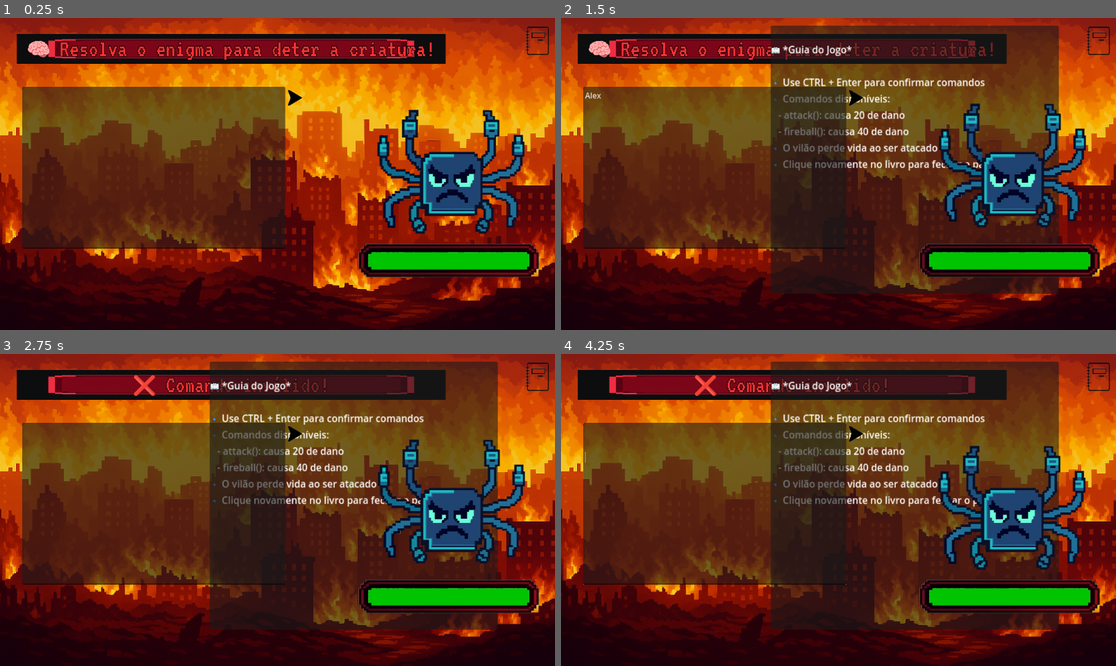
Above: before the commit, frames 1-4 (two rows, left to right).
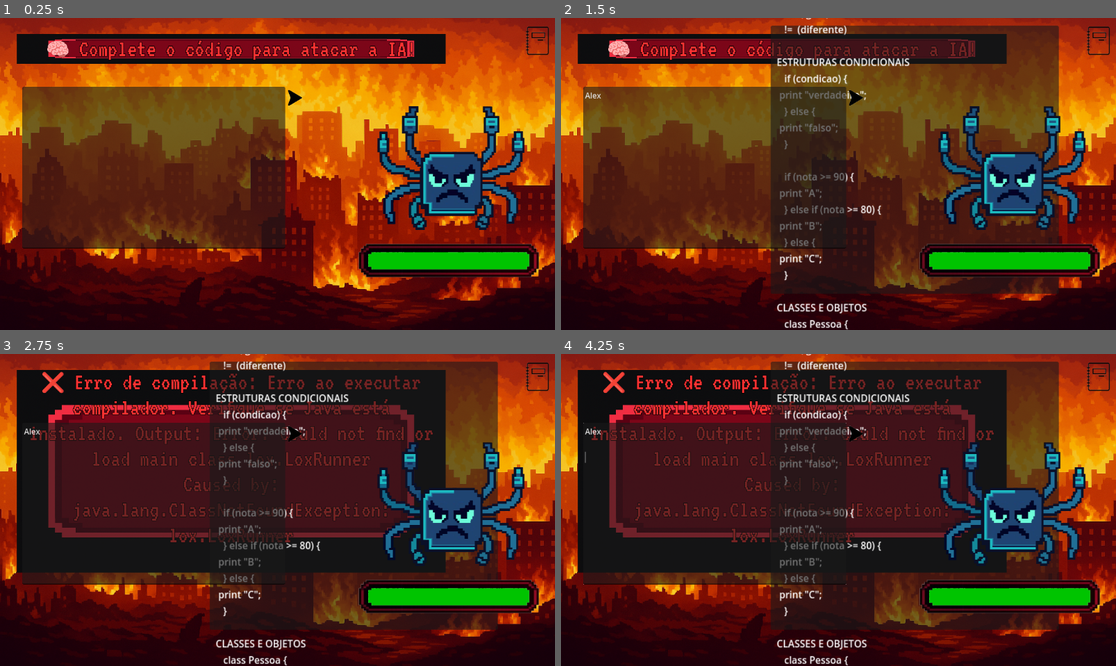
Above: after the commit, the same moments.

Repository: LuizFelipeSantosPereira/game-feob
Game: Godot game, scene res://cenas/jogo.tscn
Same seed, same stepped clock (60 frames per second), same inputs: the game is played once before the commit and once after it.
Inputs (mouse positions are in pixels of both pictures, inside the frame that each line leads up to):
- Up to frame 1 (0.25 s): no input
- Up to frame 2 (1.5 s): click (716, 167) at 0.52 s; type "Alex" at 0.6 s; click (1099, 39) at 1.25 s
- Up to frame 3 (2.75 s): click (294, 435) at 2 s
- Up to frame 4 (4.25 s): tap Enter (ui_accept) at 2.75, 3.02, 3.77 s; move the mouse to (716, 503) at 2.77 s; hold Up (ui_up) 2.78-3.53 s; click (716, 503) at 2.92 s; move the mouse to (727, 525) at 3.52 s; hold Down (ui_down) from 3.53 s (still down)

The runs differ from the first frame. In frame 1, 4.2% of the frame differs, in the area x 5-95%, y 7-70%; in frame 2, 7.9%; in frame 3, 41%; in frame 4, 41%, in the area x 3-95%, y 0-100%.

Commit message:
integração do jogo com compilador

Diff:
--- a/jogo/cenas/Menu.tscn
+++ b/jogo/cenas/Menu.tscn
@@ -26,6 +26,21 @@
 shader_parameter/progress = 3.0
 shader_parameter/progress_bias = Vector2(0, 0)
 
+[sub_resource type="Animation" id="Animation_qoxbi"]
+length = 0.001
+tracks/0/type = "value"
+tracks/0/imported = false
+tracks/0/enabled = true
+tracks/0/path = NodePath(".:material:shader_parameter/progress")
+tracks/0/interp = 1
+tracks/0/loop_wrap = true
+tracks/0/keys = {
+"times": PackedFloat32Array(0),
+"transitions": PackedFloat32Array(1),
+"update": 0,
+"values": [3.0]
+}
+
 [sub_resource type="Animation" id="Animation_w5wjc"]
 resource_name = "transição"
 length = 2.0
@@ -40,21 +55,6 @@
 "transitions": PackedFloat32Array(1, 1),
 "update": 0,
 "values": [3.0, 0.0]
-}
-
-[sub_resource type="Animation" id="Animation_qoxbi"]
-length = 0.001
-tracks/0/type = "value"
-tracks/0/imported = false
-tracks/0/enabled = true
-tracks/0/path = NodePath(".:material:shader_parameter/progress")
-tracks/0/interp = 1
-tracks/0/loop_wrap = true
-tracks/0/keys = {
-"times": PackedFloat32Array(0),
-"transitions": PackedFloat32Array(1),
-"update": 0,
-"values": [3.0]
 }
 
 [sub_resource type="AnimationLibrary" id="AnimationLibrary_alp18"]
--- a/jogo/cenas/livro.tscn
+++ b/jogo/cenas/livro.tscn
@@ -24,12 +24,21 @@
 scale = Vector2(1.02644, 0.921892)
 
 [node name="guide_text" type="Label" parent="guide_panel"]
-layout_mode = 0
-offset_right = 40.0
-offset_bottom = 23.0
+layout_mode = 1
+anchors_preset = 15
+anchor_right = 1.0
+anchor_bottom = 1.0
+offset_left = 10.0
+offset_top = 10.0
+offset_right = -10.0
+offset_bottom = -10.0
+grow_horizontal = 2
+grow_vertical = 2
 text = "1 - Teste
 2 - Code
 3 - Linha"
+autowrap_mode = 3
+vertical_alignment = 1
 
 [node name="book_button" type="Button" parent="."]
 anchors_preset = 15
--- a/jogo/cenas/vilao.tscn
+++ b/jogo/cenas/vilao.tscn
@@ -1,7 +1,6 @@
-[gd_scene load_steps=12 format=3 uid="uid://c7785a57yw6si"]
+[gd_scene load_steps=11 format=3 uid="uid://c7785a57yw6si"]
 
 [ext_resource type="Texture2D" uid="uid://us4yg8r3slje" path="res://sprites/SPRITEt.png" id="1_0v7uh"]
-[ext_resource type="Script" uid="uid://bdmlq0svyd5pg" path="res://scripts/vilao.gd" id="1_8jwm6"]
 [ext_resource type="Texture2D" uid="uid://bwt5vmtd0e37c" path="res://sprites/borda-life.png" id="3_ic4uk"]
 
 [sub_resource type="GDScript" id="GDScript_8jwm6"]
@@ -86,7 +85,6 @@
 sprite_frames = SubResource("SpriteFrames_10351")
 animation = &"parado"
 frame_progress = 0.562824
-script = ExtResource("1_8jwm6")
 
 [node name="CollisionShape2D" type="CollisionShape2D" parent="."]
 visible = false
--- /dev/null
+++ b/jogo/scripts/challenge_manager.gd
@@ -0,0 +1,172 @@
+extends RefCounted
+
+## Gerenciador de desafios
+class_name ChallengeManager
+
+const CHALLENGES_PATH = "res://../compilador/desafios/"
+var challenges: Array[Dictionary] = []
+var current_challenge_index: int = 0
+
+func _init():
+	_load_challenges()
+
+func _load_challenges():
+	var dir = DirAccess.open(CHALLENGES_PATH)
+	if dir == null:
+		push_error("Erro ao abrir diretório de desafios: " + CHALLENGES_PATH)
+		return
+
+	dir.list_dir_begin()
+	var file_name = dir.get_next()
+
+	while file_name != "":
+		if file_name.ends_with(".lox"):
+			var challenge = _load_challenge(file_name)
+			if challenge:
+				challenges.append(challenge)
+		file_name = dir.get_next()
+
+func _load_challenge(file_name: String) -> Dictionary:
+	var file_path = CHALLENGES_PATH + file_name
+	var file = FileAccess.open(file_path, FileAccess.READ)
+	if file == null:
+		return {}
+
+	var code = file.get_as_text()
+	file.close()
+
+	# Extrai output esperado dos comentários
+	var expected_output = _extract_expected_output(code)
+
+	return {
+		"name": file_name.get_file().get_basename(),
+		"code": code,
+		"expected_output": expected_output,
+		"file_path": file_path
+	}
+
+func _extract_expected_output(code: String) -> String:
+	# Procura por comentários com "//" seguido de um valor esperado
+	var lines = code.split("\n")
+
+	print("DEBUG - Extraindo output esperado do código com ", lines.size(), " linhas")
+
+	# Primeiro, procura comentários inline em linhas com print
+	for i in range(lines.size()):
+		var line = lines[i]
+		if line.contains("//") and "print" in line.to_lower():
+			var comment_start = line.find("//")
+			var comment = line.substr(comment_start + 2).strip_edges()
+
+			print("DEBUG - Linha ", i, " com print: '", line, "'")
+			print("DEBUG - Comentário extraído: '", comment, "'")
+
+			# Ignora comentários que são instruções (começam com palavras-chave)
+			if comment.begins_with("substitua") or comment.begins_with("Complete"):
+				print("DEBUG - Comentário ignorado (instrução)")
+				continue
+
+			# Se o comentário é um número ou string simples, pode ser o output esperado
+			if comment.length() > 0 and comment.length() < 100:
+				# Remove aspas se existirem
+				if comment.begins_with('"') and comment.ends_with('"'):
+					comment = comment.substr(1, comment.length() - 2)
+
+				# Se não começa com uma palavra de instrução, provavelmente é o output
+				print("DEBUG - Output esperado encontrado: '", comment, "'")
+				return comment
+
+	# Se não encontrou, procura no final do arquivo ou em comentários separados
+	# Para desafios mais complexos, pode ter output esperado em comentário separado
+	for i in range(lines.size() - 1, -1, -1):
+		var line = lines[i].strip_edges()
+		if line.begins_with("//") and line.length() > 2:
+			var comment = line.substr(2).strip_edges()
+			# Se é um número ou string curta, pode ser output esperado
+			if comment.length() > 0 and comment.length() < 50:
+				if comment.is_valid_float() or (not comment.contains(" ") and not comment.begins_with("substitua")):
+					print("DEBUG - Output esperado encontrado no final: '", comment, "'")
+					return comment
+
+	print("DEBUG - Nenhum output esperado encontrado!")
+	return ""
+
+func get_current_challenge() -> Dictionary:
+	if challenges.is_empty():
+		return {}
+	if current_challenge_index >= challenges.size():
+		current_challenge_index = 0
+	return challenges[current_challenge_index]
+
+func next_challenge() -> Dictionary:
+	current_challenge_index += 1
+	if current_challenge_index >= challenges.size():
+		current_challenge_index = 0
+	return get_current_challenge()
+
+func previous_challenge() -> Dictionary:
+	current_challenge_index -= 1
+	if current_challenge_index < 0:
+		current_challenge_index = challenges.size() - 1
+	return get_current_challenge()
+
+func validate_solution(code: String, expected_output: String) -> Dictionary:
+	var compiler = LoxCompiler.new()
+	var result = compiler.execute_code(code)
+
+	# Debug: mostra o que está sendo comparado
+	print("DEBUG - Expected output: '", expected_output, "'")
+	print("DEBUG - Compiler result: ", result)
+
+	if not result.success:
+		return {
+			"valid": false,
+			"message": "Erro de compilação: " + result.error
+		}
+
+	var output = result.output.strip_edges()
+	expected_output = expected_output.strip_edges()
+
+	# Debug
+	print("DEBUG - Raw output: '", output, "'")
+	print("DEBUG - Raw expected: '", expected_output, "'")
+
+	# Remove quebras de linha extras e espaços
+	output = output.replace("\n", " ").replace("\r", " ").replace("  ", " ").strip_edges()
+	expected_output = expected_output.replace("\n", " ").replace("\r", " ").replace("  ", " ").strip_edges()
+
+	# Debug
+	print("DEBUG - Cleaned output: '", output, "'")
+	print("DEBUG - Cleaned expected: '", expected_output, "'")
+
+	# Compara output
+	# Para números, compara diretamente
+	# Para strings, compara case-insensitive
+	var output_match = false
+
+	# Tenta comparação numérica primeiro
+	if output.is_valid_float() and expected_output.is_valid_float():
+		var output_num = float(output)
+		var expected_num = float(expected_output)
+		output_match = abs(output_num - expected_num) < 0.0001
+		print("DEBUG - Numeric comparison: ", output_num, " == ", expected_num, " -> ", output_match)
+	else:
+		# Comparação de strings (case-insensitive)
+		var output_lower = output.to_lower()
+		var expected_lower = expected_output.to_lower()
+		output_match = output_lower == expected_lower
+		print("DEBUG - String comparison: '", output_lower, "' == '", expected_lower, "' -> ", output_match)
+
+	if output_match:
+		return {
+			"valid": true,
+			"message": "✓ Desafio concluído!",
+			"output": output
+		}
+	else:
+		return {
+			"valid": false,
+			"message": "Output esperado: '%s', mas obteve: '%s'" % [expected_output, output],
+			"expected": expected_output,
+			"got": output
+		}
--- a/jogo/scripts/jogo.gd
+++ b/jogo/scripts/jogo.gd
@@ -5,10 +5,34 @@
 @onready var mensagem = $mensagem   # usa a Label que está em /jogo/mensagem
 @onready var vilao = $vilao
 
+var challenge_manager: ChallengeManager
+var current_challenge: Dictionary = {}
+
 func _ready():
-	mensagem.text = "🧠 Resolva o enigma para deter a criatura!"
+	# Carrega o sistema de desafios
+	challenge_manager = ChallengeManager.new()
+
+	# Carrega o primeiro desafio
+	current_challenge = challenge_manager.get_current_challenge()
+	_load_challenge()
+
+	mensagem.text = "🧠 Complete o código para atacar a IA!"
 	run_button.pressed.connect(_on_run_button_pressed)
 	input_code.gui_input.connect(_on_input_code_gui_input)
+
+	# Conecta o livro para atualizar quando fechar
+	var livro = $BookBotton
+	if livro and livro.has_method("set_challenge_callback"):
+		livro.set_challenge_callback(_load_challenge)
+
+func _load_challenge():
+	if current_challenge.is_empty():
+		mensagem.text = "⚠️ Nenhum desafio encontrado!"
+		return
+
+	current_challenge = challenge_manager.get_current_challenge()
+	input_code.text = current_challenge.get("code", "")
+	mensagem.text = "💻 Desafio: " + current_challenge.get("name", "Desconhecido") + "\nComplete o código substituindo '?'"
 
 # --- Detecta Ctrl + Enter dentro do TextEdit ---
 func _on_input_code_gui_input(event):
@@ -24,30 +48,40 @@
 # --- Execução do comando digitado ---
 func executar_comando():
 	var code = input_code.text.strip_edges()
-	print("Comando digitado:", code)
 
-	match code:
-		"attack()":
-			atacar_vilao(20)
-			mensagem.text = "🗡️ Ataque simples executado!"
-			feedback_cor(true)
-		"fireball()":
-			atacar_vilao(40)
-			mensagem.text = "🔥 Bola de fogo lançada!"
-			feedback_cor(true)
-		_:
-			mensagem.text = "❌ Comando inválido!"
-			print("Comando inválido:", code)
-			feedback_cor(false)
+	if code.is_empty():
+		mensagem.text = "⚠️ Digite algum código!"
+		feedback_cor(false)
+		return
 
-	input_code.text = ""
+	# Verifica se ainda tem "?" no código
+	if "?" in code:
+		mensagem.text = "❌ Complete o código substituindo todos os '?'"
+		feedback_cor(false)
+		return
+
+	# Valida o código usando o compilador Lox
+	var expected_output = current_challenge.get("expected_output", "")
+	var validation = challenge_manager.validate_solution(code, expected_output)
+
+	if validation.valid:
+		mensagem.text = "✅ " + validation.message + "\n💥 A IA recebeu dano!"
+		feedback_cor(true)
+		atacar_vilao(20)
+
+		# Avança para o próximo desafio após um delay
+		await get_tree().create_timer(1.5).timeout
+		current_challenge = challenge_manager.next_challenge()
+		_load_challenge()
+	else:
+		mensagem.text = "❌ " + validation.message
+		feedback_cor(false)
 
 # --- Envia dano ao vilão ---
 func atacar_vilao(dano):
 	if vilao and vilao.has_method("levar_dano"):
 		print("Chamando vilao.levar_dano com", dano)
 		vilao.levar_dano(dano)
-		mensagem.text = "💥 Vilão recebeu %s de dano!" % dano
 	else:
 		mensagem.text = "⚠️ Vilão não encontrado ou já derrotado!"
 		print("ERRO: vilao não encontrado ou sem método.")
--- a/jogo/scripts/livro.gd
+++ b/jogo/scripts/livro.gd
@@ -5,6 +5,7 @@
 @onready var guide_text = $guide_panel/guide_text
 
 var is_open = false
+var challenge_callback: Callable
 
 func _ready():
 	if book_button:
@@ -17,20 +18,97 @@
 	else:
 		push_error("⚠️ Nó 'guide_panel' não encontrado!")
 
-	# Define o texto do painel de instruções
+	# Define o texto do painel de documentação da linguagem Lox
 	if guide_text:
-		guide_text.text = """
-📖 *Guia do Jogo*
-
-🔹 Use CTRL + Enter para confirmar comandos
-🔹 Comandos disponíveis:
-   - attack(): causa 20 de dano
-   - fireball(): causa 40 de dano
-🔹 O vilão perde vida ao ser atacado
-🔹 Clique novamente no livro para fechar o painel
-"""
+		_update_documentation()
 	else:
 		push_error("⚠️ Nó 'guide_text' não encontrado!")
+
+func set_challenge_callback(callback: Callable):
+	challenge_callback = callback
+
+func _update_documentation():
+	if not guide_text:
+		return
+
+	# Ajusta o tamanho do texto para caber no painel
+	if guide_text:
+		guide_text.autowrap_mode = TextServer.AUTOWRAP_WORD_SMART
+		guide_text.vertical_alignment = VERTICAL_ALIGNMENT_TOP
+		guide_text.horizontal_alignment = HORIZONTAL_ALIGNMENT_LEFT
+
+	# Usa texto simples (sem BBCode) pois Label não suporta BBCode no Godot 4
+	guide_text.text = """📖 DOCUMENTAÇÃO DA LINGUAGEM LOX
+
+━━━━━━━━━━━━━━━━━━━━━━━━━━━━━━━━━━━━━━━
+
+VARIÁVEIS
+   var nome = "valor";
+   var numero = 42;
+
+IMPRESSÃO
+   print "Olá, mundo!";
+   print 10 + 5;
+
+OPERADORES ARITMÉTICOS
+   +  (adição)
+   -  (subtração)
+   *  (multiplicação)
+   /  (divisão)
+
+   Exemplo: print 10 + 5;  // 15
+   Exemplo: print 10 * 5;  // 50
+
+OPERADORES DE COMPARAÇÃO
+   >   (maior que)
+   >=  (maior ou igual)
+   <   (menor que)
+   <=  (menor ou igual)
+   ==  (igual)
+   !=  (diferente)
+
+ESTRUTURAS CONDICIONAIS
+   if (condicao) {
+	 print "verdadeiro";
+   } else {
+	 print "falso";
+   }
+
+   if (nota >= 90) {
+	 print "A";
+   } else if (nota >= 80) {
+	 print "B";
+   } else {
+	 print "C";
+   }
+
+CLASSES E OBJETOS
+   class Pessoa {
+	 init(nome) {
+	   this.nome = nome;
+	 }
+
+	 ola() {
+	   print "Olá, " + this.nome;
+	 }
+   }
+
+   var p = Pessoa("João");
+   p.ola();
+
+CONCATENAÇÃO DE STRINGS
+   print "Olá" + " " + "Mundo";  // "Olá Mundo"
+
+DICAS
+   • Use ponto e vírgula (;) no final
+   • Strings são definidas com aspas duplas ("")
+   • Números podem ser inteiros ou decimais
+   • Use this. para acessar propriedades da classe
+   • Substitua "?" pelo código correto nos desafios
+
+━━━━━━━━━━━━━━━━━━━━━━━━━━━━━━━━━━━━━━━
+
+Clique novamente no livro para fechar."""
 
 func _on_book_button_pressed():
 	if guide_panel:
@@ -39,7 +117,11 @@
 
 		if is_open:
 			print("📘 Painel aberto")
+			_update_documentation()
 		else:
 			print("📕 Painel fechado")
+			# Chama callback se existir (para recarregar desafio)
+			if challenge_callback and challenge_callback.is_valid():
+				challenge_callback.call()
 	else:
 		push_error("⚠️ Tentou acessar guide_panel mas ele é nulo!")
--- /dev/null
+++ b/jogo/scripts/lox_compiler.gd
@@ -0,0 +1,142 @@
+extends RefCounted
+
+## Wrapper para executar o compilador Lox e capturar output
+class_name LoxCompiler
+
+const COMPILER_PATH = "res://../compilador/lox/"
+var compiler_dir: String
+var java_path: String = "java"
+
+func _init():
+	# Encontra o caminho absoluto do compilador
+	var project_path = ProjectSettings.globalize_path("res://")
+	# Remove /jogo do final se existir
+	if project_path.ends_with("/jogo"):
+		compiler_dir = project_path.replace("/jogo", "") + "/compilador/lox"
+	else:
+		# Tenta outros padrões
+		compiler_dir = project_path.get_base_dir().get_base_dir() + "/compilador/lox"
+
+	# Tenta encontrar Java
+	java_path = _find_java()
+
+	# Tenta compilar se necessário
+	_ensure_compiled()
+
+	print("DEBUG - Compiler dir: ", compiler_dir)
+
+func _find_java() -> String:
+	# Tenta encontrar java no PATH
+	var output = []
+	var exit_code = OS.execute("which", ["java"], output, true, false)
+	if exit_code == 0 and output.size() > 0:
+		return output[0].strip_edges()
+	return "java"
+
+func _ensure_compiled():
+	# Verifica se LoxRunner.class existe em compiler_dir/lox/LoxRunner.class
+	# Porque os arquivos com package lox; são compilados para lox/
+	var dir = DirAccess.open(compiler_dir)
+	if dir == null:
+		push_error("Não foi possível abrir diretório do compilador: " + compiler_dir)
+		return
+
+	# Verifica se existe o diretório lox/ e o arquivo LoxRunner.class dentro dele
+	if dir.dir_exists("lox"):
+		var lox_dir = DirAccess.open(compiler_dir + "/lox")
+		if lox_dir and lox_dir.file_exists("LoxRunner.class"):
+			print("LoxRunner já compilado.")
+			return
+
+	# Se não existe, compila
+	print("Compilando LoxRunner...")
+	_compile_java()
+
+## Executa código Lox e retorna resultado
+func execute_code(code: String) -> Dictionary:
+	var result = {
+		"success": false,
+		"output": "",
+		"error": ""
+	}
+
+	# Codifica o código em base64 para passar como argumento
+	var code_base64 = Marshalls.utf8_to_base64(code)
+
+	# Garante que está compilado
+	_ensure_compiled()
+
+	# Executa o LoxRunner
+	# O classpath deve apontar para o diretório que CONTÉM o diretório "lox"
+	# Se compiler_dir = /path/to/compilador/lox, o classpath deve ser /path/to/compilador
+	var classpath_dir = compiler_dir.get_base_dir()
+	var args = ["-cp", classpath_dir, "lox.LoxRunner", code_base64]
+	var output = []
+	# No Godot 4: OS.execute(path, arguments, output, blocking, read_stderr)
+	print("DEBUG - Executando: ", java_path, " com args: ", args)
+	print("DEBUG - Classpath: ", classpath_dir)
+	print("DEBUG - Compiler dir: ", compiler_dir)
+	print("DEBUG - Código (primeiros 100 chars): ", code.substr(0, 100))
+	var exit_code = OS.execute(java_path, args, output, true, true)
+
+	var full_output = ""
+	if output.size() > 0:
+		full_output = "\n".join(output)
+
+	print("DEBUG - Exit code: ", exit_code)
+	print("DEBUG - Full output: '", full_output, "'")
+
+	# Parse JSON response
+	if full_output.begins_with("{"):
+		var json = JSON.new()
+		var parse_result = json.parse(full_output)
+		if parse_result == OK:
+			result = json.get_data()
+			print("DEBUG - JSON parsed: ", result)
+		else:
+			result.error = "Erro ao parsear resposta JSON: " + full_output
+			print("DEBUG - JSON parse error: ", parse_result)
+	else:
+		result.error = "Erro ao executar compilador. Verifique se Java está instalado. Output: " + full_output
+
+	return result
+
+func _compile_java() -> Dictionary:
+	var result = {"success": false, "error": ""}
+
+	# Lista todos os arquivos .java no diretório
+	var java_files = []
+	var dir = DirAccess.open(compiler_dir)
+	if dir == null:
+		result.error = "Não foi possível abrir diretório: " + compiler_dir
+		return result
+
+	dir.list_dir_begin()
+	var file_name = dir.get_next()
+	while file_name != "":
+		if file_name.ends_with(".java"):
+			java_files.append(compiler_dir + "/" + file_name)
+		file_name = dir.get_next()
+
+	if java_files.is_empty():
+		result.error = "Nenhum arquivo .java encontrado em " + compiler_dir
+		return result
+
+	# Compila todos os arquivos .java
+	# Compila para o diretório compiler_dir (que contém o diretório lox/)
+	# Os arquivos com package lox; serão colocados em compiler_dir/lox/
+	var args = ["-d", compiler_dir.get_base_dir()] + java_files
+	var output = []
+	# No Godot 4: OS.execute(path, arguments, output, blocking, read_stderr)
+	print("DEBUG - Compilando Java com args: ", args)
+	var exit_code = OS.execute("javac", args, output, true, true)
+
+	if exit_code == 0:
+		result.success = true
+		print("Compilação bem-sucedida!")
+	else:
+		var error_msg = "Erro na compilação:\n" + "\n".join(output) if output.size() > 0 else "Erro desconhecido"
+		result.error = error_msg
+		push_error(result.error)
+
+	return result
--- a/jogo/scripts/vilao.gd
+++ b/jogo/scripts/vilao.gd
@@ -1,4 +1,3 @@
-extends AnimatedSprite2D
-
-func _ready():
-	play("parado")
+# Este script não é mais usado diretamente
+# O vilão usa o script inline no vilao.tscn
+# Este arquivo é mantido para referência
Not shown, added: jogo/scripts/challenge_manager.gd.uid
Not shown, added: jogo/scripts/lox_compiler.gd.uid
Not shown, added: .DS_Store
Not shown, removed: README.md
Not shown, added: compilador/lox/LoxRunner.class
Not shown, added: compilador/lox/LoxRunner.java
Not shown, added: compilador/lox/lox/Environment.class
Not shown, added: compilador/lox/lox/Expr$Assign.class
Not shown, added: compilador/lox/lox/Expr$Binary.class
Not shown, added: compilador/lox/lox/Expr$Call.class
Not shown, added: compilador/lox/lox/Expr$Get.class
Not shown, added: compilador/lox/lox/Expr$Grouping.class
(and 41 more such lines)
